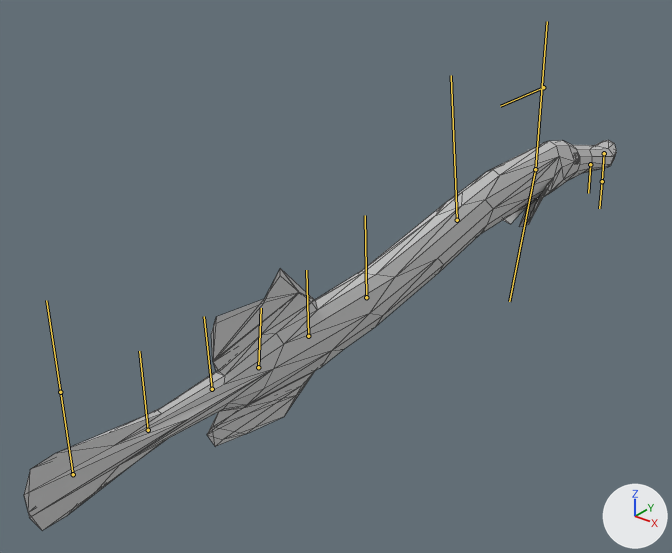
What one commit did to the FBX model Assets/Model/Enemy/TrumpetFishLow.fbx.
One viewpoint serves both versions: a 50 mm lens placed at (19.2, -36.4, 15.0), pointed at (-5.7, -5.2, -4.4). The lights are fixed; the arrows at lower right show +X, +Y and +Z. The bones that bend it are drawn over the model as lines. Mesh edges are drawn as thin lines.
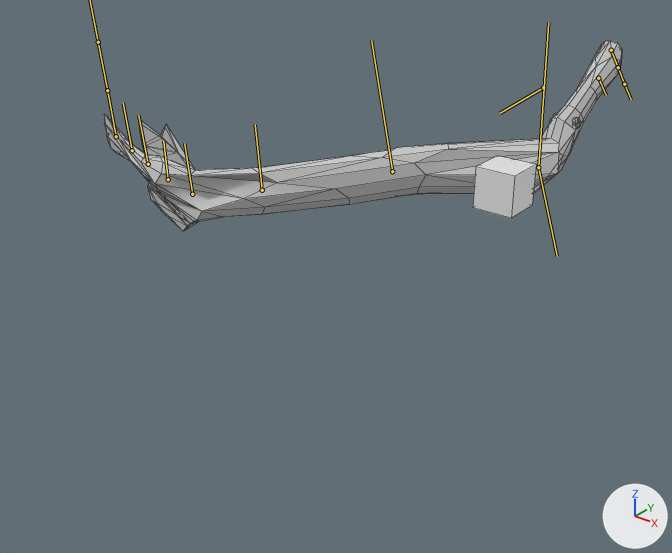
The newer file adds an action. The first version stands in its rest pose; the second is drawn at frame 76 of the action 'Armature|Armature|Armature|Armature|Take 001|Layer0.001|Armature|Armatur'.

What differs and where, as boxes [x1, y1, x2, y2] in the pictures (672 x 553 px):
'Cylinder01', posed (12% narrower, 51% shorter): before [24, 140, 617, 530]; after [104, 41, 623, 231]
'Cube', now drawn: after [473, 156, 536, 218]
bone 'Bone01', root to tip: before (543, 87) to (500, 106); after (543, 87) to (500, 113)
bone 'Bone02', root to tip: before (535, 169) to (509, 301); after (538, 167) to (557, 256)
bone 'Bone05', root to tip: before (535, 169) to (547, 21); after (538, 167) to (548, 22)
bone 'Bone07', root to tip: before (366, 297) to (365, 215); after (262, 190) to (255, 124)
bone 'Bone08', root to tip: before (308, 336) to (306, 270); after (192, 194) to (184, 143)
bone 'Bone10', root to tip: before (212, 389) to (204, 316); after (148, 164) to (138, 115)

The change in detail:
Bone 'Bone01' (bone_bone01) turns from (0, 0, 0) to (0, 0, -4) degrees about its own x, y and z.
Bone 'Bone02' (bone_bone02) turns from (0, 0, 0) to (0, 0, -38) degrees about its own x, y and z.
Bone 'Bone05' (bone_bone05) turns from (0, 0, 0) to (-2, -54, 3) degrees about its own x, y and z.
Bone 'Bone07' (bone_bone07) turns from (0, 0, 0) to (0, 4, 0) degrees about its own x, y and z.
Bone 'Bone08' (bone_bone08) turns from (0, 0, 0) to (5, -54, -7) degrees about its own x, y and z.
Bone 'Bone10' (bone_bone10) turns from (0, 0, 0) to (0, -7, 0) degrees about its own x, y and z.
